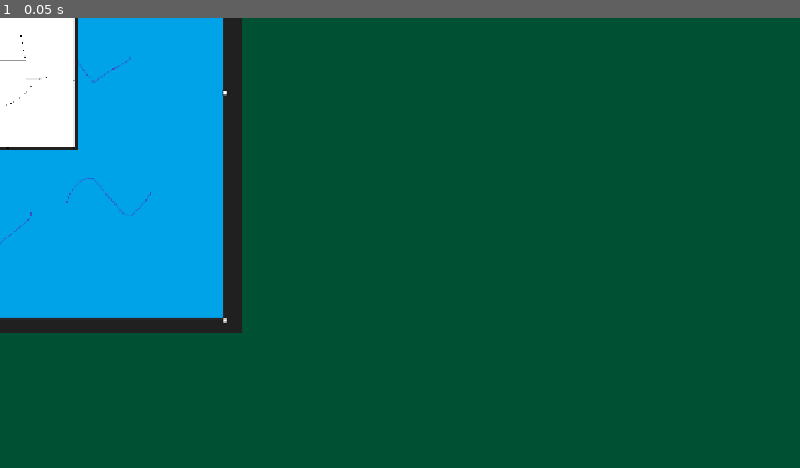
Above: before the commit, frame 1.
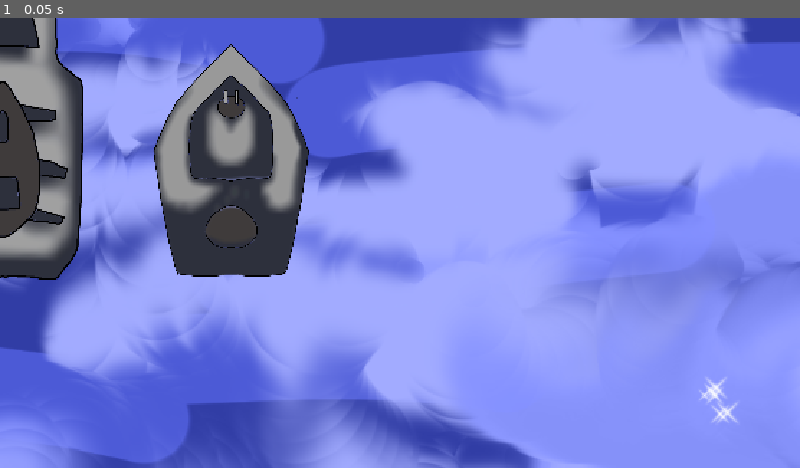
Above: after the commit, the same moment.

Repository: Kecske36/AFP-Torpedo
Game: Godot game, scene res://tore-pedo.tscn
Two runs of this game, one before a commit and one after it. Both use one fixed random seed, a clock stepped at 60 frames per second and the inputs below. The project has no main scene, so this scene is started directly.
Inputs:
- Up to frame 1 (0.05 s): no input

The runs differ from the first frame. In frame 1, 100% of the frame differs, in the area x 0-100%, y 0-100%.

Commit message:
háttér és hajók elhelyezése

Diff:
--- a/torpedo/tore-pedo.tscn
+++ b/torpedo/tore-pedo.tscn
@@ -1,7 +1,8 @@
 [gd_scene format=3 uid="uid://ctkyeki68skhk"]
 
-[ext_resource type="Texture2D" uid="uid://w1l40xi4mydn" path="res://image (1).png" id="1_fxsl6"]
-[ext_resource type="Texture2D" uid="uid://whi20bg4yoxm" path="res://image (2).png" id="2_oln6y"]
+[ext_resource type="Texture2D" uid="uid://c0asj7kscwpki" path="res://images/víz háttér.png" id="1_oln6y"]
+[ext_resource type="Texture2D" uid="uid://y6iclaft60aa" path="res://images/Közepes hajó.png" id="2_67dv7"]
+[ext_resource type="Texture2D" uid="uid://drmwhfhxobsky" path="res://images/kis hajó.png" id="3_81l2m"]
 
 [node name="Node2D" type="Node2D" unique_id=939744826]
 position = Vector2(54, 41)
@@ -9,11 +10,16 @@
 [node name="TextureRect" type="TextureRect" parent="." unique_id=356952502]
 offset_left = -412.0
 offset_top = -285.0
-offset_right = 294.0
-offset_bottom = 412.0
-texture = ExtResource("1_fxsl6")
+offset_right = 2401.0
+offset_bottom = 2528.0
+texture = ExtResource("1_oln6y")
 
 [node name="Sprite2D" type="Sprite2D" parent="TextureRect" unique_id=864753249]
 position = Vector2(365, 333)
 scale = Vector2(0.2973761, 0.2973761)
-texture = ExtResource("2_oln6y")
+texture = ExtResource("2_67dv7")
+
+[node name="KisHajó" type="Sprite2D" parent="TextureRect" unique_id=323145710]
+position = Vector2(691, 433)
+scale = Vector2(0.19189453, 0.19189453)
+texture = ExtResource("3_81l2m")
Binary file added: torpedo/images/Közepes hajó.png
Not shown, changed: torpedo/images/Közepes hajó.png.import
Renamed: torpedo/image (1).png -> torpedo/images/image (1).png
Not shown, added: torpedo/images/image (1).png.import
Renamed: torpedo/image (2).png -> torpedo/images/image (2).png
Not shown, added: torpedo/images/image (2).png.import
Binary file added: torpedo/images/kis hajó.png
Not shown, changed: torpedo/images/kis hajó.png.import
Binary file added: torpedo/images/víz háttér.png
Not shown, added: torpedo/images/víz háttér.png.import
